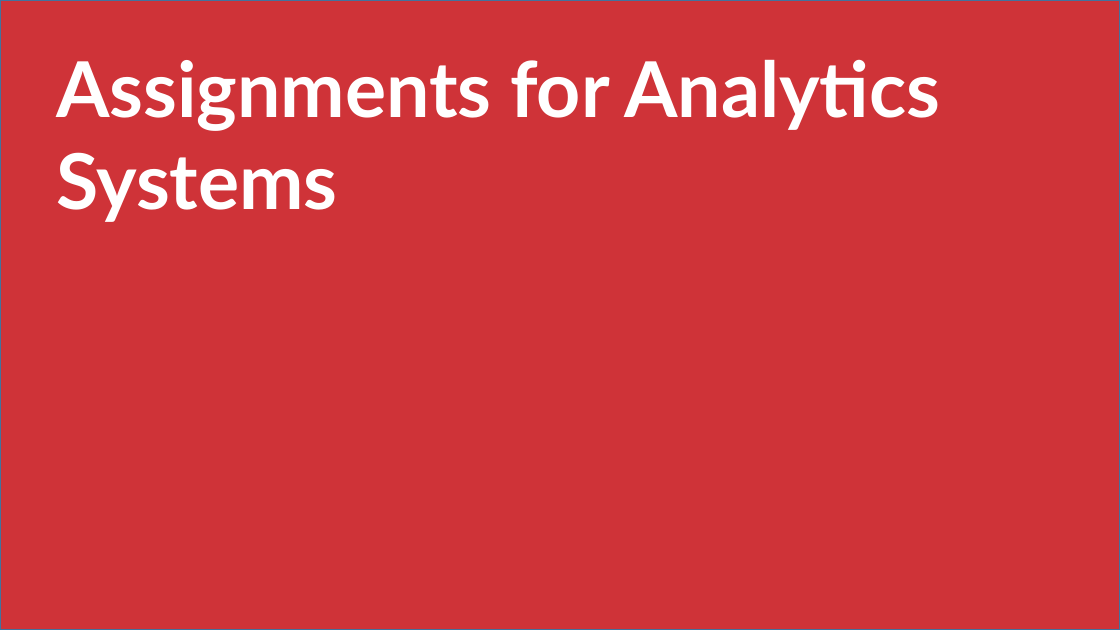
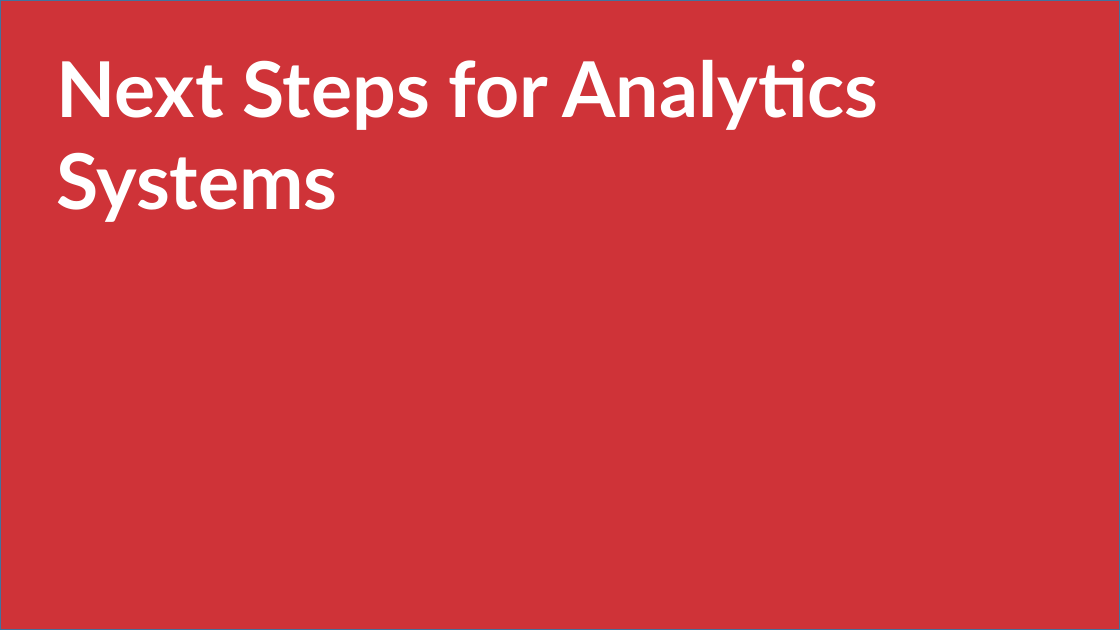
Before and after one commit to stringfestdata/aina-foundations-of-analytics, a slide deck: slide 50 of aina-foundations-of-analytics.pptx (slide 51 before the commit). Drawn at 1120x630 pixels with LibreOffice and Linux fonts; fonts in the diff are those of the drawing. Boxes give left, top, right and bottom in pixels: in the first picture for what was removed or moved away, otherwise in the second. Text is boxed around its words. In the diff, an @@ line names an element or a change of style, - is before the commit and + after.

```diff
--- a/aina-foundations-of-analytics.pptx
+++ b/aina-foundations-of-analytics.pptx
@@ text at <box>56,59,878,222</box>: text changed @@
-Assignments for Analytics Systems
+Next Steps for Analytics Systems
```
Also in this commit, not shown: 3 other slides changed, 1 slide removed, 18 other files.
